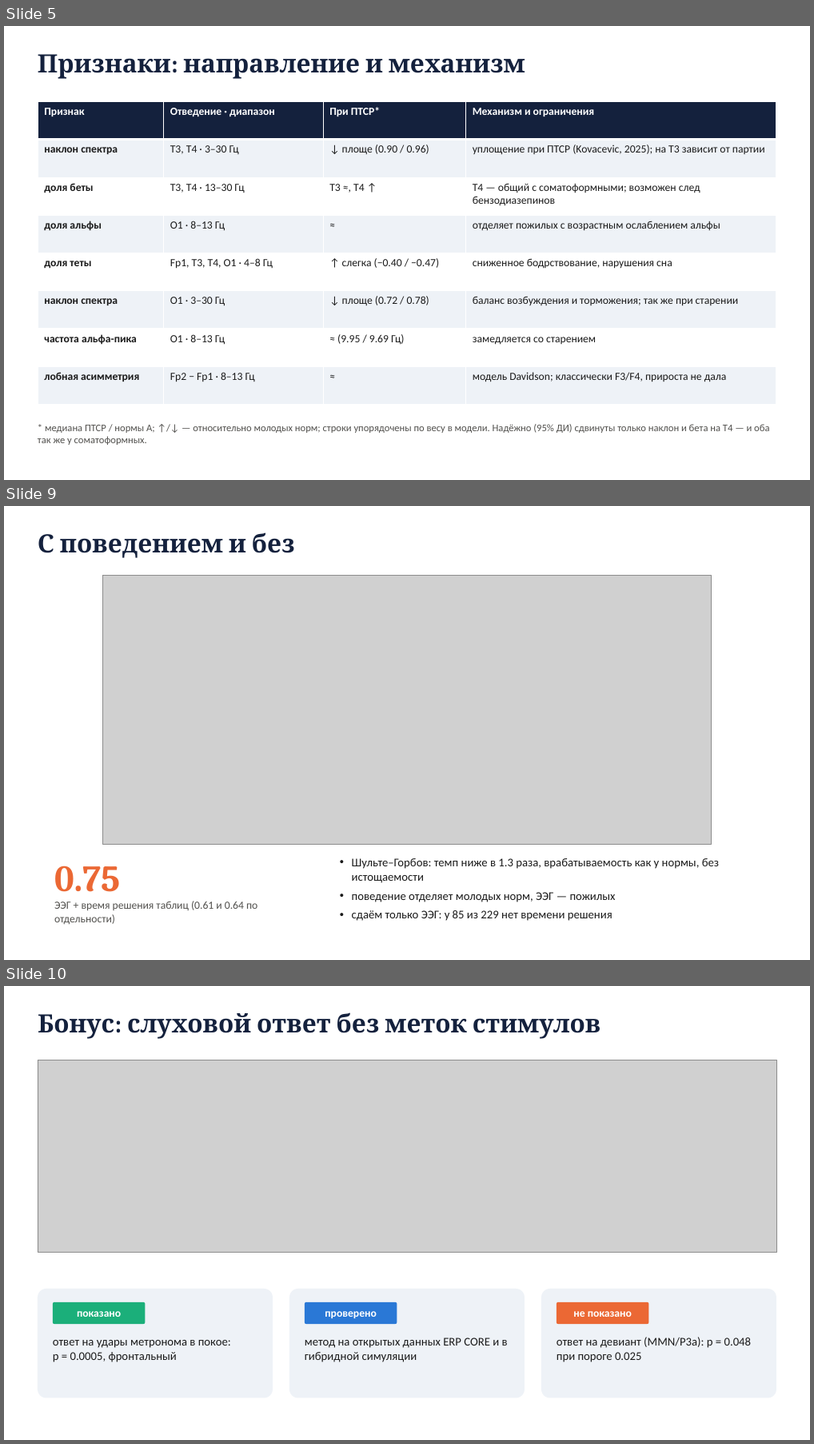
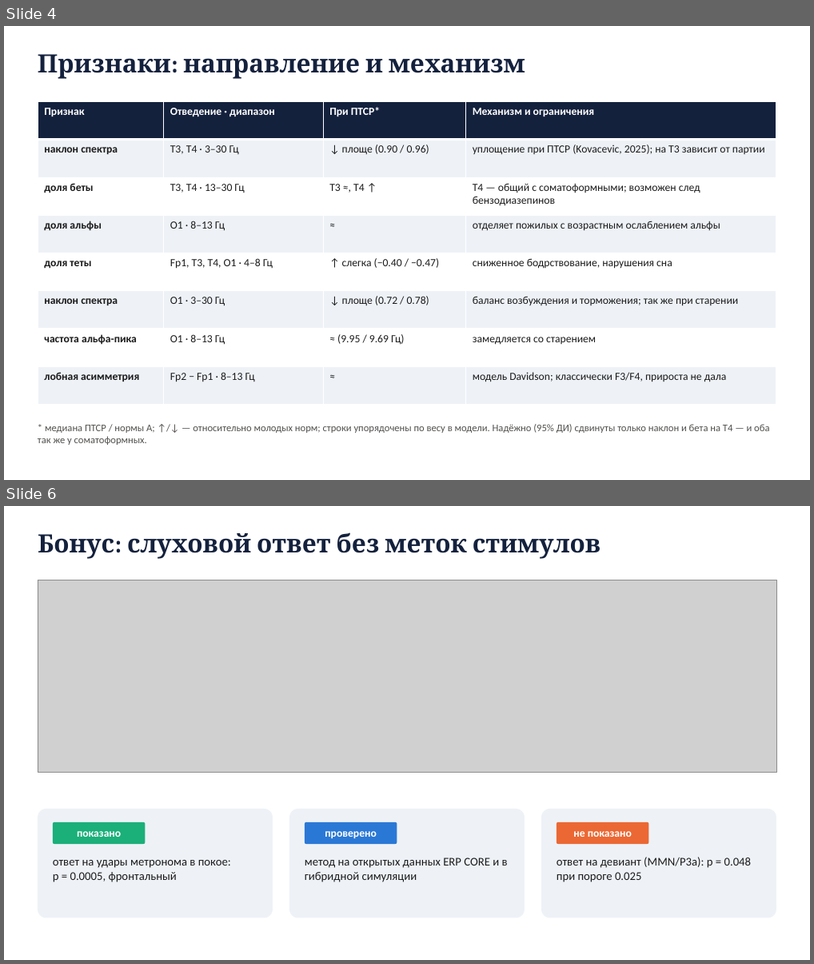
Before and after one commit to igor688-hub/neurodiagnosis-eeg, a slide deck: report/presentation.pptx. Shown one above the other, each under a label of ours: slides 5, 9 and 10 before the commit, slides 4 and 6 after it; the slides between them are not shown. The pictures are 814x1444 and 814x964 pixels, drawn with LibreOffice and Linux fonts; fonts in the diff are those of the drawing; grey boxes stand for pictures. Boxes give left, top, right and bottom in pixels: in the first picture for what was removed or moved away, otherwise in the second. Text is boxed around its words. In the diff, an @@ line names an element or a change of style, - is before the commit and + after.

```diff
--- a/report/presentation.pptx
+++ b/report/presentation.pptx
@@ slide 9 removed at box(4, 506, 810, 960), background #FFFFFF @@
@@ text removed at box(38, 532, 295, 558) @@
-С поведением и без
@@ picture removed at box(103, 575, 712, 844) @@
@@ text removed at box(54, 865, 120, 892) @@
-0.75
@@ text removed at box(352, 858, 719, 920) @@
-• Шульте–Горбов: темп ниже в 1.3 раза, врабатываемость как у нормы, без истощаемости
-• поведение отделяет молодых норм, ЭЭГ — пожилых
-• сдаём только ЭЭГ: у 85 из 229 нет времени решения
@@ text removed at box(54, 900, 258, 924) @@
-ЭЭГ + время решения таблиц (0.61 и 0.64 по отдельности)
@@ what was slide 5 is now slide 4 @@
@@ what was slide 10 is now slide 6 @@
```
Also in this commit, not shown: 4 slides changed, 1 slide added, 4 other slides removed, 1 other file.
